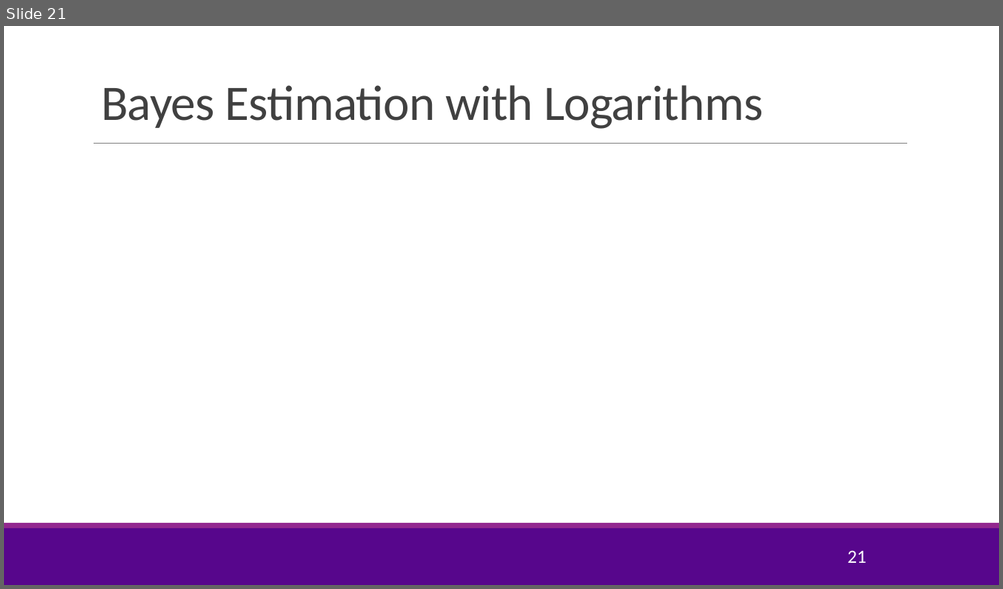
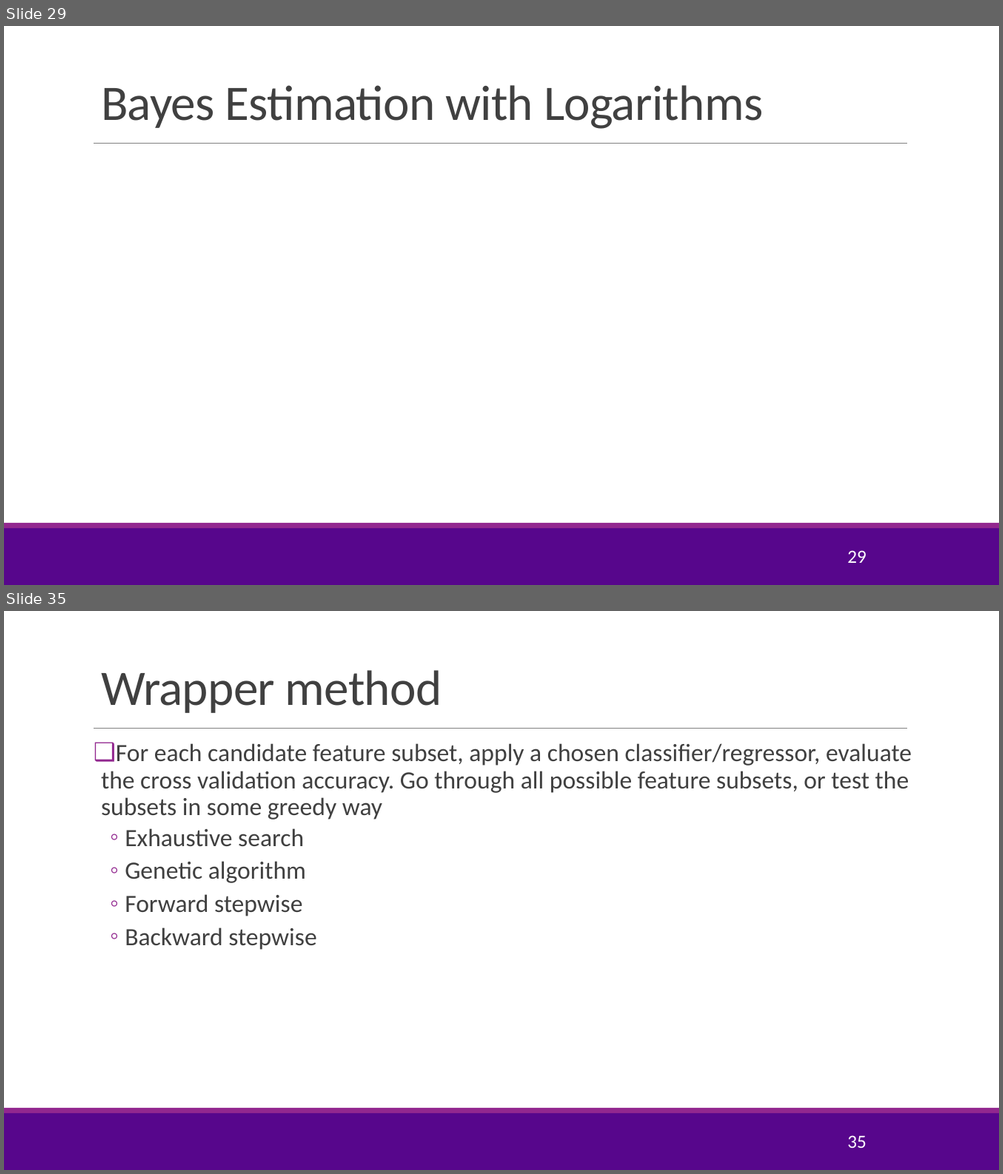
Before and after one commit to joshzzl/introml, a slide deck: lectures/Lect05_Lasso.pptx. Shown one above the other, each under a label of ours: slide 21 before the commit, slides 29 and 35 after it; the slides between them are not shown. The pictures are 1003x589 and 1003x1174 pixels, drawn with LibreOffice and Linux fonts; fonts in the diff are those of the drawing; grey boxes stand for pictures; background and template pictures are left out. Boxes give left, top, right and bottom in pixels: in the first picture for what was removed or moved away, otherwise in the second. Text is boxed around its words. In the diff, an @@ line names an element or a change of style, - is before the commit and + after.

Commit message:
Added description about Ridge Regression. Added material regarding other feature selection methods.

```diff
--- a/lectures/Lect05_Lasso.pptx
+++ b/lectures/Lect05_Lasso.pptx
@@ slide 35 added at (x1=4, y1=611, x2=999, y2=1170), background #FFFFFF; not listed: 3 template elements that a slide beside it also shows @@
@@ title added at (x1=101, y1=670, x2=442, y2=713), 48 pt, text #404040 @@
+Wrapper method
@@ text added at (x1=101, y1=743, x2=911, y2=950), 24 pt, text #404040 @@
+❑ For each candidate feature subset, apply a chosen classifier/regressor, evaluate the cross validation accuracy. Go through all possible feature subsets, or test the subsets in some greedy way
+  ◦ Exhaustive search
+  ◦ Genetic algorithm
+  ◦ Forward stepwise
+  ◦ Backward stepwise
@@ page number added at (x1=847, y1=1136, x2=866, y2=1148), 18 pt, text #FFFFFF @@
+35
@@ what was slide 21 is now slide 29 @@
@@ page number at (x1=847, y1=551, x2=866, y2=563): text changed @@
-21
+29
```
Also in this commit, not shown: 6 slides changed, 18 other slides added, 1 other file.
